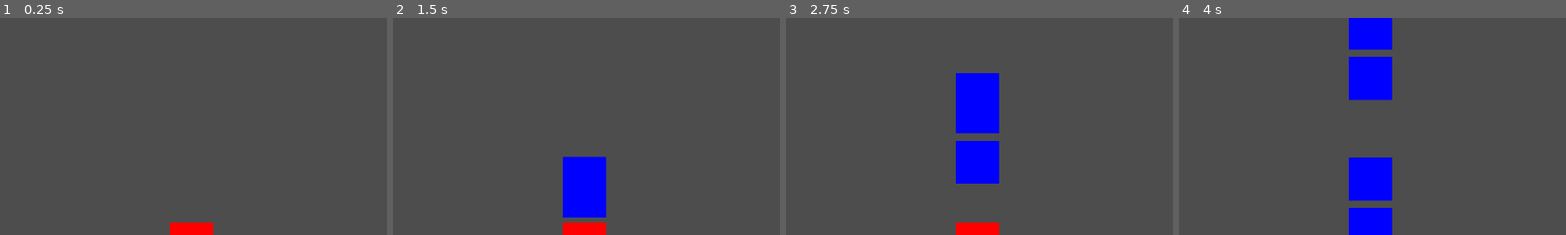
Above: before the commit, frames 1-4 (left to right).
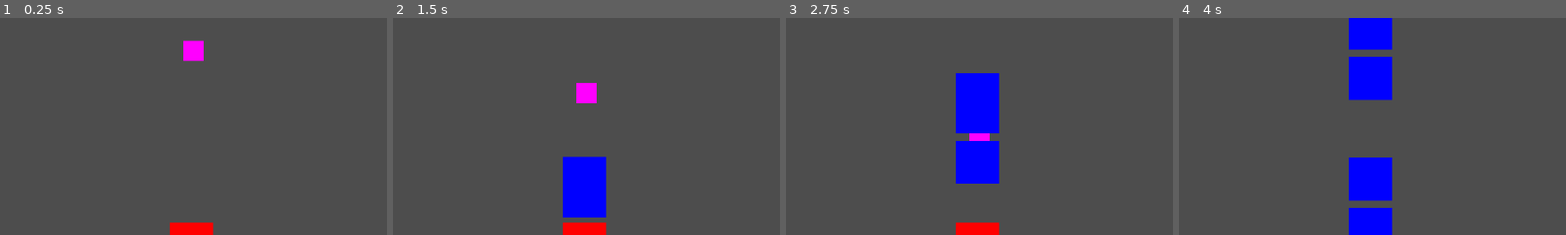
Above: after the commit, the same moments.

Repository: Roflstomp123/MRUHACKZ
Game: Godot game, scene res://Levels/temp_level.tscn
The game is run twice, just before and just after one commit, with the same random seed, the same clock (stepped at 60 frames per second) and the same inputs.
Inputs:
- Up to frame 1 (0.25 s): no input
- Up to frame 2 (1.5 s): tap Enter (ui_accept) at 0.5, 0.77 s
- Up to frame 3 (2.75 s): tap Enter (ui_accept) at 1.52 s
- Up to frame 4 (4 s): tap Enter (ui_accept) at 3.02, 3.77 s
The pictures show only the part of the screen within x 22-72%, y 0-50%; the shares and areas given below are measured in that part.

The runs differ from the first frame. In frame 1, 0.5% of the frame differs, in the area x 47-53%, y 10-21%; in frame 2, 0.5%; in frame 3, 0.2%; in frame 4, nothing differs.

Commit message:
Enemy spotted
added alien enemy

Diff:
--- /dev/null
+++ b/Enemy/alien.gd
@@ -0,0 +1,13 @@
+extends CharacterBody2D
+
+
+const SPEED = 50
+
+
+func _physics_process(delta: float) -> void:
+	velocity.y = SPEED
+	move_and_slide()
+
+
+func kill():
+	queue_free()
--- /dev/null
+++ b/Enemy/alien.tscn
@@ -0,0 +1,21 @@
+[gd_scene load_steps=4 format=3 uid="uid://1q40oymcgcqt"]
+
+[ext_resource type="Script" path="res://Enemy/alien.gd" id="1_mms7r"]
+
+[sub_resource type="RectangleShape2D" id="RectangleShape2D_4dq2m"]
+size = Vector2(30, 30)
+
+[sub_resource type="PlaceholderTexture2D" id="PlaceholderTexture2D_myn7n"]
+size = Vector2(30, 30)
+
+[node name="Node2D" type="CharacterBody2D"]
+script = ExtResource("1_mms7r")
+
+[node name="AnimatedSprite2D" type="AnimatedSprite2D" parent="."]
+visible = false
+
+[node name="CollisionShape2D" type="CollisionShape2D" parent="."]
+shape = SubResource("RectangleShape2D_4dq2m")
+
+[node name="Sprite2D" type="Sprite2D" parent="."]
+texture = SubResource("PlaceholderTexture2D_myn7n")
--- a/Levels/temp_level.tscn
+++ b/Levels/temp_level.tscn
@@ -1,8 +1,37 @@
-[gd_scene load_steps=2 format=3 uid="uid://dwh612pdj51oo"]
+[gd_scene load_steps=6 format=3 uid="uid://dwh612pdj51oo"]
 
 [ext_resource type="PackedScene" uid="uid://d2y3tr3j5exhm" path="res://Player/temp_player.tscn" id="1_hq4be"]
+[ext_resource type="PackedScene" uid="uid://1q40oymcgcqt" path="res://Enemy/alien.tscn" id="2_6bin5"]
+
+[sub_resource type="RectangleShape2D" id="RectangleShape2D_arefr"]
+size = Vector2(64, 64)
+
+[sub_resource type="PhysicsMaterial" id="PhysicsMaterial_ghn1h"]
+
+[sub_resource type="RectangleShape2D" id="RectangleShape2D_8nlmp"]
+size = Vector2(20, 667)
 
 [node name="temp_level" type="Node2D"]
 
 [node name="temp_player" parent="." instance=ExtResource("1_hq4be")]
 position = Vector2(537, 337)
+
+[node name="CollisionShape2D" type="CollisionShape2D" parent="temp_player"]
+shape = SubResource("RectangleShape2D_arefr")
+
+[node name="wall" type="StaticBody2D" parent="."]
+physics_material_override = SubResource("PhysicsMaterial_ghn1h")
+
+[node name="CollisionShape2D" type="CollisionShape2D" parent="wall"]
+position = Vector2(-11, 326)
+shape = SubResource("RectangleShape2D_8nlmp")
+
+[node name="wall2" type="StaticBody2D" parent="."]
+physics_material_override = SubResource("PhysicsMaterial_ghn1h")
+
+[node name="CollisionShape2D" type="CollisionShape2D" parent="wall2"]
+position = Vector2(1163, 322)
+shape = SubResource("RectangleShape2D_8nlmp")
+
+[node name="Node2D" parent="." instance=ExtResource("2_6bin5")]
+position = Vector2(540, 37)
